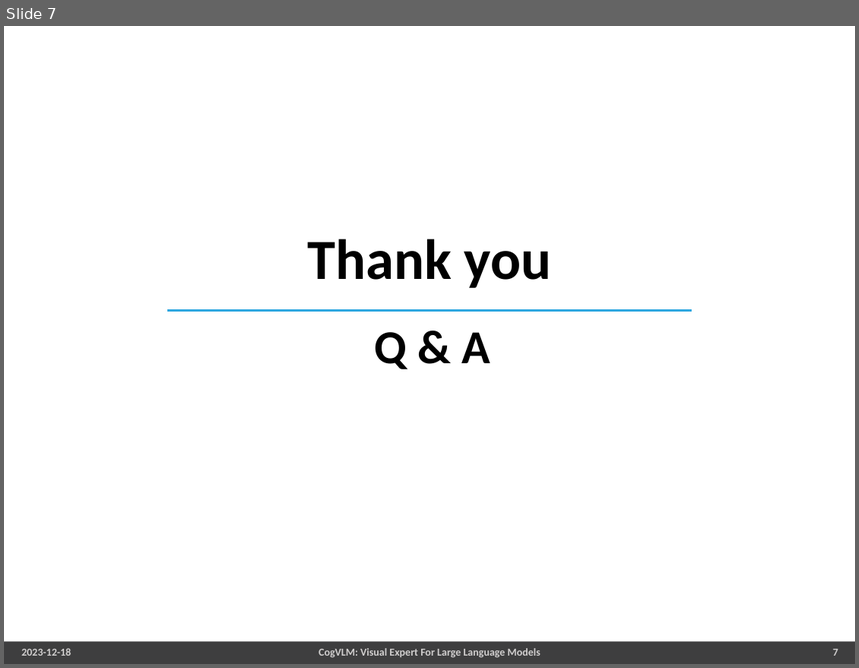
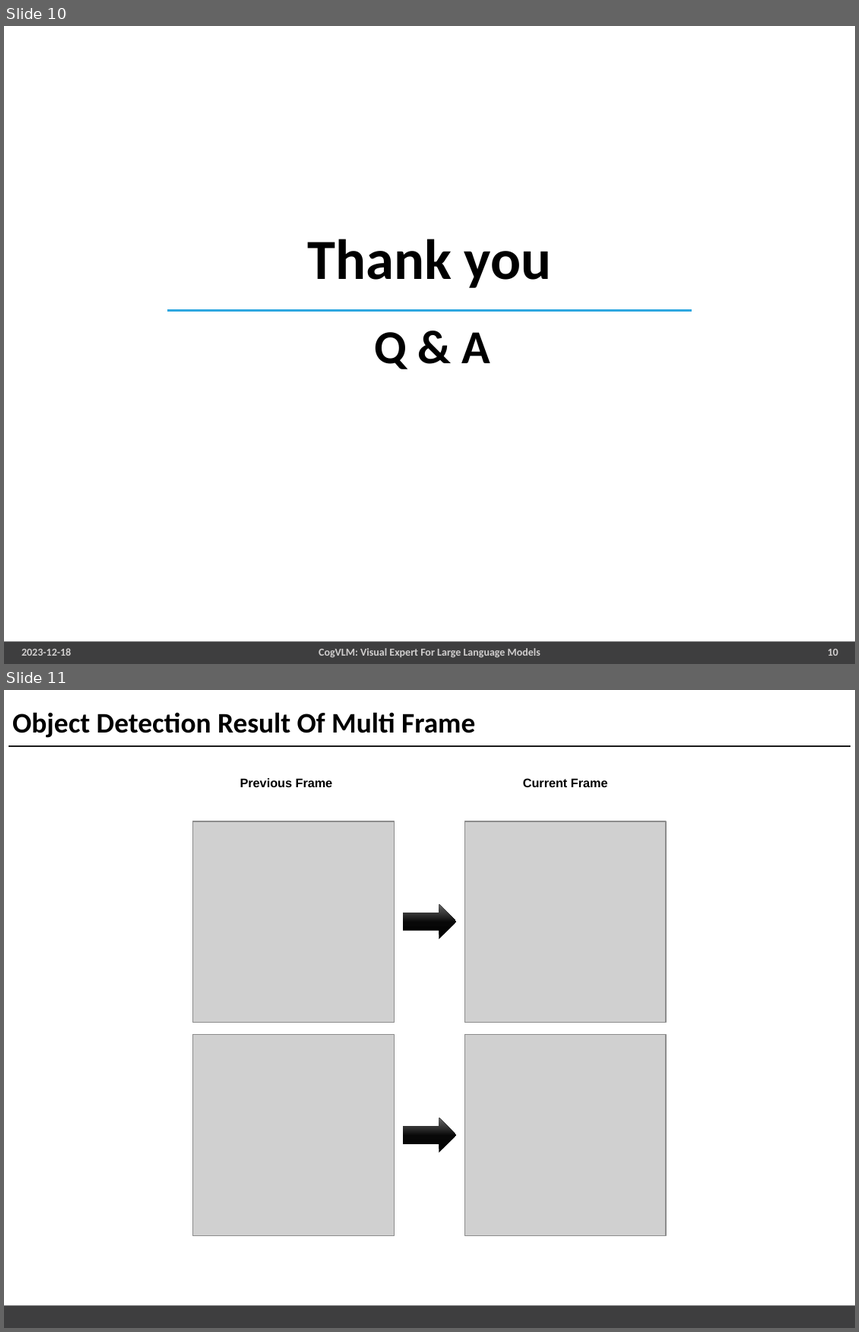
Before and after one commit to choibigo/uninstructed_robot, a slide deck: docs/ppt/여러 구조 정리.pptx. Shown one above the other, each under a label of ours: slide 7 before the commit, slides 10 and 11 after it. The pictures are 859x668 and 859x1332 pixels, drawn with LibreOffice and Linux fonts; fonts in the diff are those of the drawing; grey boxes stand for pictures; background and template pictures are left out. Boxes give left, top, right and bottom in pixels: in the first picture for what was removed or moved away, otherwise in the second. Text is boxed around its words. In the diff, an @@ line names an element or a change of style, - is before the commit and + after.

```diff
--- a/docs/ppt/여러 구조 정리.pptx
+++ b/docs/ppt/여러 구조 정리.pptx
@@ slide 11 added at [4, 690, 855, 1328], background #FFFFFF; not listed: 1 template element that a slide beside it also shows @@
@@ title added at [12, 712, 475, 738], 24 pt, text #000000, bold @@
+Object Detection Result Of Multi Frame
@@ line added from (9, 746) to (850, 746), #1A1A1A 1 pt @@
@@ text added at [240, 778, 333, 787], 10.5 pt, text #000000, bold @@
+Previous Frame
@@ text added at [523, 778, 608, 787], 10.5 pt, text #000000, bold @@
+Current Frame
@@ picture added at [193, 822, 394, 1023] @@
@@ picture added at [465, 822, 666, 1023] @@
@@ right arrow added at [402, 904, 456, 939], fill gradient #000000 to #080808 to #666666 @@
@@ picture added at [193, 1035, 394, 1236] @@
@@ picture added at [465, 1035, 666, 1236] @@
@@ right arrow added at [402, 1118, 456, 1153], fill gradient #000000 to #080808 to #666666 @@
@@ what was slide 7 is now slide 10 @@
@@ page number at [828, 649, 838, 656]: text changed @@
-7
+10
```
Also in this commit, not shown: 3 slides changed, 3 other slides added, 2 other files.
